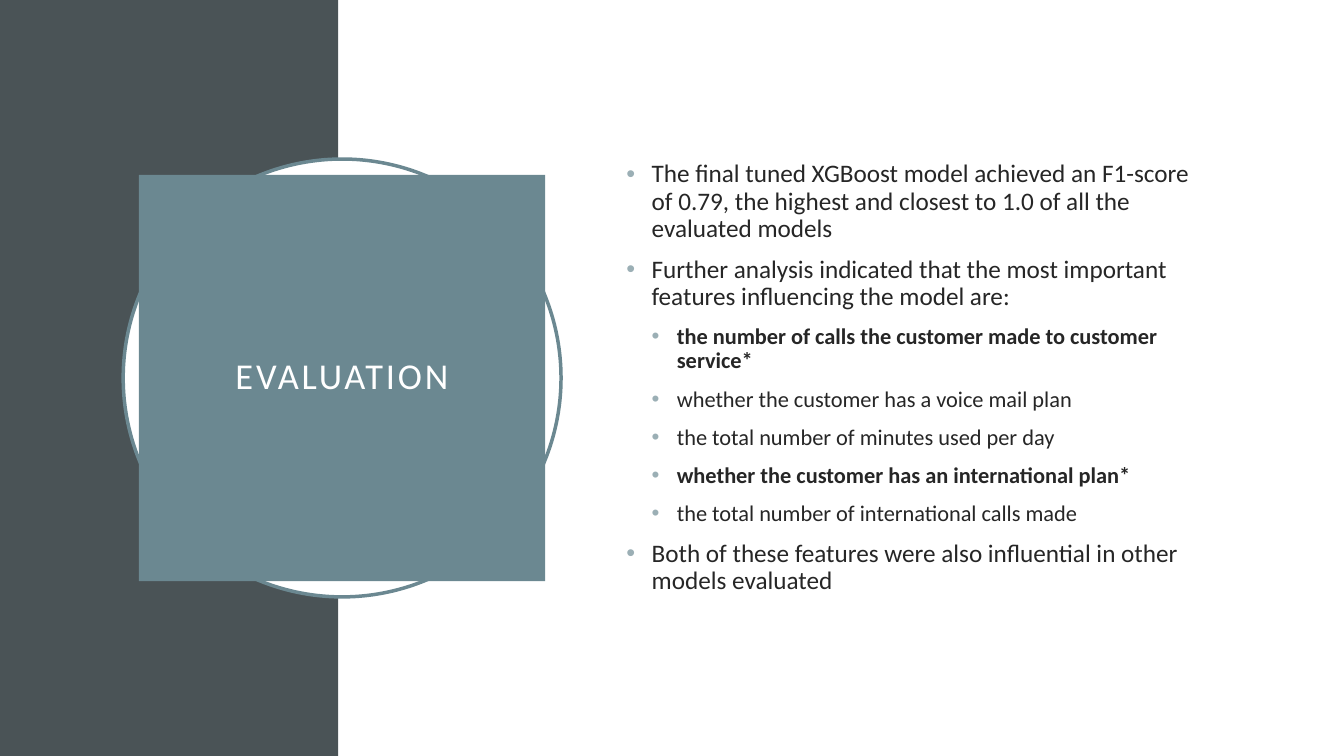
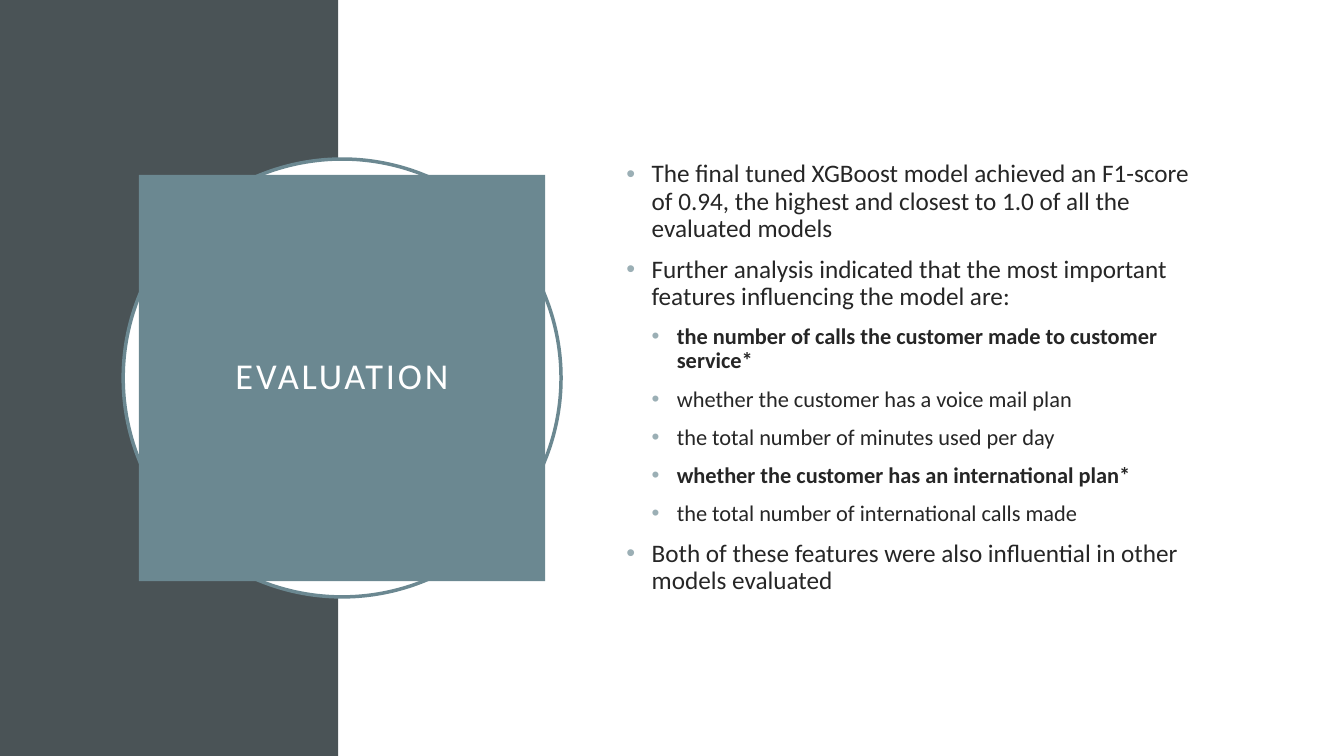
Before and after one commit to rfb-vibe/telecom-customer-churn, a slide deck: slide 6 of ppt-churn-presentation.pptx. Drawn at 1344x756 pixels with LibreOffice and Linux fonts; fonts in the diff are those of the drawing. Boxes give left, top, right and bottom in pixels: in the first picture for what was removed or moved away, otherwise in the second. Text is boxed around its words. In the diff, an @@ line names an element or a change of style, - is before the commit and + after.

```diff
--- a/ppt-churn-presentation.pptx
+++ b/ppt-churn-presentation.pptx
@@ text at (652, 164, 1189, 237): text changed @@
-• The final tuned XGBoost model achieved an F1-score of 0.79, the highest and closest to 1.0 of all the evaluated models
+• The final tuned XGBoost model achieved an F1-score of 0.94, the highest and closest to 1.0 of all the evaluated models
```
Also in this commit, not shown: 1 other slide changed, 1 slide added, 1 slide removed, 4 other files.
